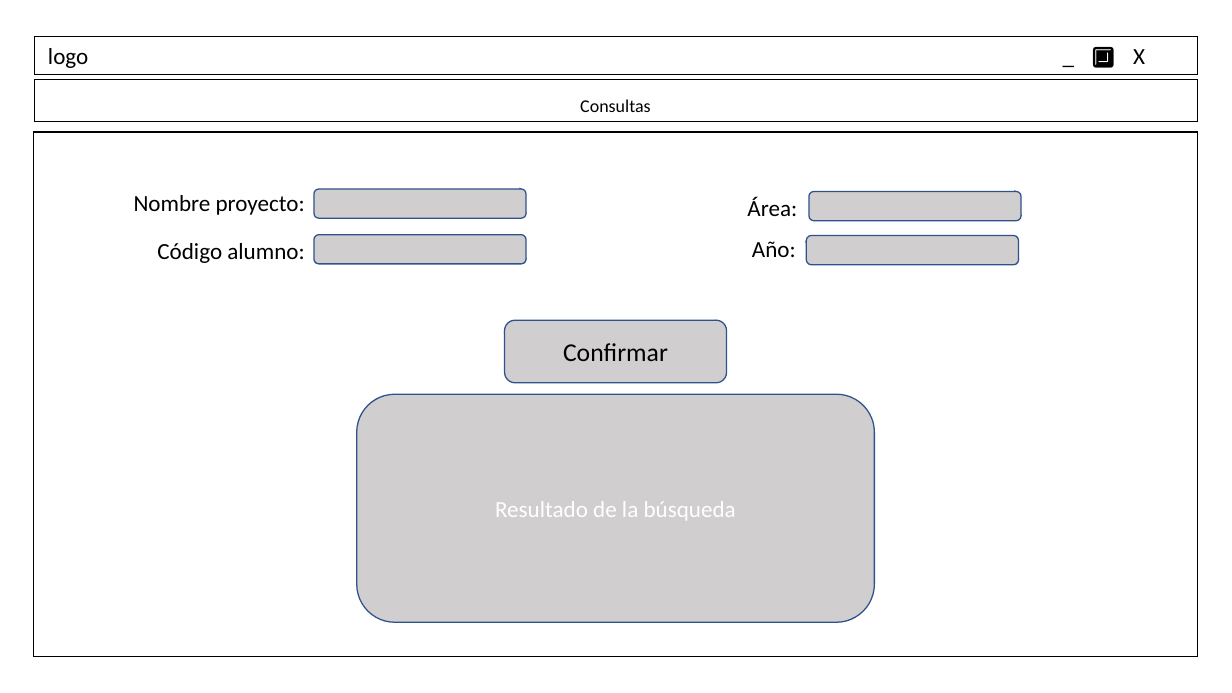
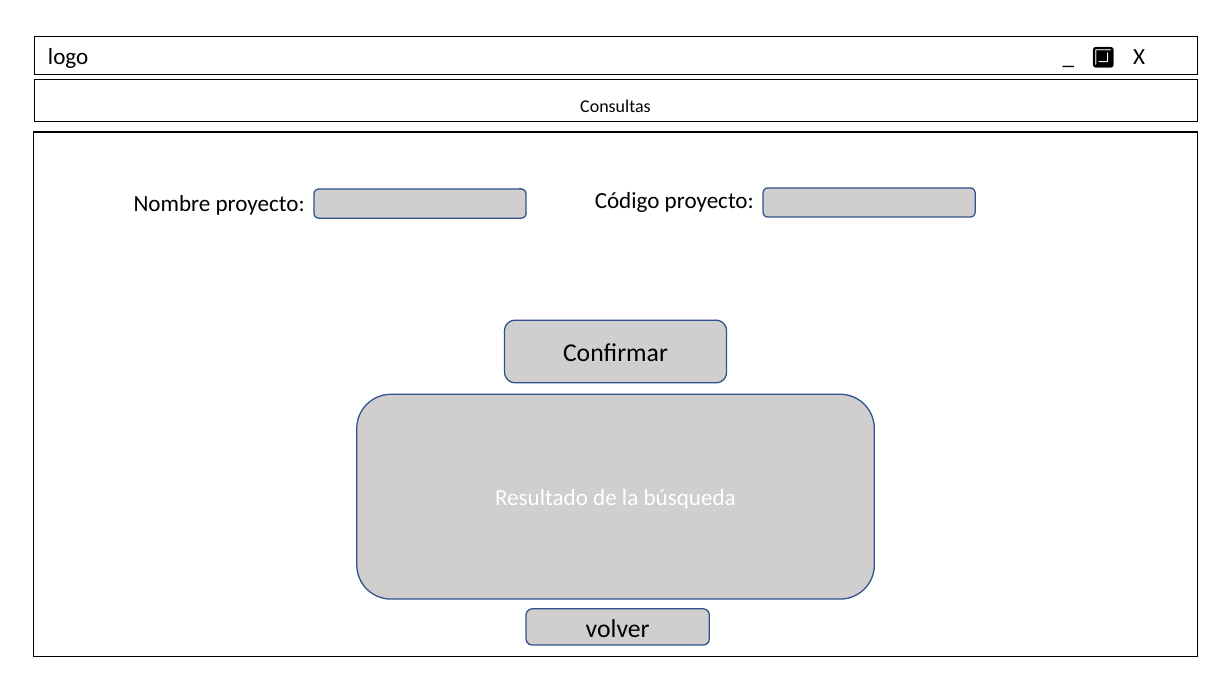
Before and after one commit to ElenaSaugar/PROYECTO-INTEGRADOR, a slide deck: slide 7 of Programacion/MockUp.odp (slide 6 before the commit). Drawn at 1232x693 pixels with LibreOffice and Linux fonts; fonts in the diff are those of the drawing. Boxes give left, top, right and bottom in pixels: in the first picture for what was removed or moved away, otherwise in the second. Text is boxed around its words. In the diff, an @@ line names an element or a change of style, - is before the commit and + after.

```diff
--- a/Programacion/MockUp.odp
+++ b/Programacion/MockUp.odp
@@ text added at (x1=595, y1=192, x2=754, y2=212), 18 pt, text #000000 @@
+Código proyecto:
@@ text removed at (x1=747, y1=197, x2=797, y2=216) @@
-Área:
@@ freeform shape moved from (x1=810, y1=191, x2=1022, y2=221) to (x1=763, y1=188, x2=976, y2=217) @@
@@ freeform shape removed at (x1=314, y1=235, x2=527, y2=264) @@
@@ freeform shape removed at (x1=807, y1=236, x2=1019, y2=265) @@
@@ text removed at (x1=157, y1=243, x2=304, y2=263) @@
-Código alumno:
@@ text removed at (x1=752, y1=241, x2=796, y2=257) @@
-Año:
@@ freeform shape "Resultado de la búsqueda" resized from (x1=357, y1=395, x2=874, y2=623) to (x1=357, y1=395, x2=874, y2=600) @@
@@ freeform shape added at (x1=526, y1=609, x2=709, y2=645), fill #D0CECE, outline #2F528F 0.99 pt, 20 pt, text #000000 @@
+volver
```
Also in this commit, not shown: 5 other slides changed, 1 slide added.
